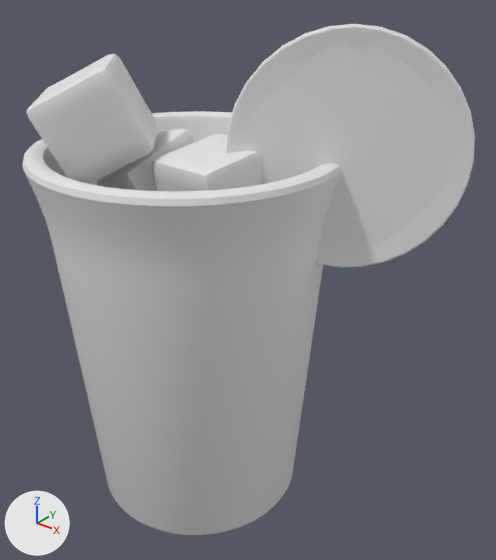
What one commit did to the OBJ model public/assets/drink-baked/blog0119.obj.
Both versions are drawn from a 50 mm camera at (4.23, -4.43, 5.31) aimed at (0.56, 0.16, 2.47). Lighting does not change. The marker at lower left points along +X, +Y and +Z. The picture after the commit comes second. Where no turn or scale is listed for an object, it has been applied to the vertices.

Script lines for the objects in view, before the commit:
```python
me_circle_001 = bpy.data.meshes.new('Circle.001')
me_circle_001.from_pydata(...)  # 834 vertices, 832 faces; spans x 0.5..2.3, y -0.15..0.97, z 2.77..4.78
me_cube_001 = bpy.data.meshes.new('Cube.001')
me_cube_001.from_pydata(...)  # 386 vertices, 384 faces; spans x -0.979..0.046, y -0.518..0.571, z 2.675..3.785
me_cube_002 = bpy.data.meshes.new('Cube.002')
me_cube_002.from_pydata(...)  # 386 vertices, 384 faces; spans x -0.056..0.892, y -0.563..0.422, z 2.89..3.819
me_cube_003 = bpy.data.meshes.new('Cube.003')
me_cube_003.from_pydata(...)  # 386 vertices, 384 faces; spans x -1.225..0.003, y -1.131..0.092, z 3.412..4.454
me_cylinder = bpy.data.meshes.new('Cylinder')
me_cylinder.from_pydata(...)  # 960 vertices, 898 faces; spans x -1.44..1.44, y -1.44..1.44, z 0.0..3.71
me_plane = bpy.data.meshes.new('Plane')
me_plane.from_pydata(...)  # 256 vertices, 76 faces; spans x -1.31..1.31, y -1.3..1.3, z 3.02..3.14
ob_circle_001 = bpy.data.objects.new('Circle.001', me_circle_001)
ob_circle_001.location = (0.0, 0.0, 0.0)
ob_cube_001 = bpy.data.objects.new('Cube.001', me_cube_001)
ob_cube_001.location = (0.0, 0.0, 0.0)
ob_cube_002 = bpy.data.objects.new('Cube.002', me_cube_002)
ob_cube_002.location = (0.0, 0.0, 0.0)
ob_cube_003 = bpy.data.objects.new('Cube.003', me_cube_003)
ob_cube_003.location = (0.0, 0.0, 0.0)
ob_cylinder = bpy.data.objects.new('Cylinder', me_cylinder)
ob_cylinder.location = (0.0, 0.0, 0.0)
ob_plane = bpy.data.objects.new('Plane', me_plane)
ob_plane.location = (0.0, 0.0, 0.0)
```
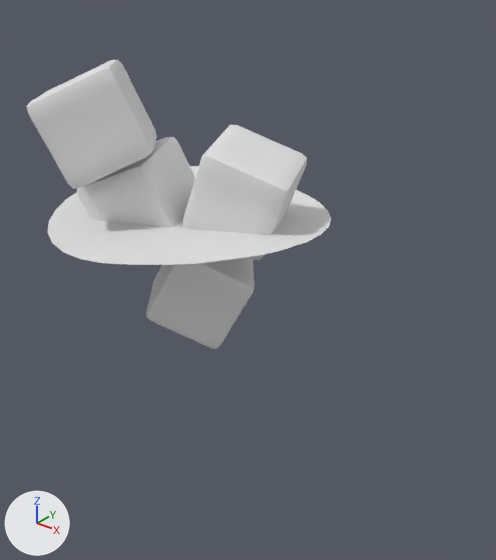
Changed parts and their boxes [x1, y1, x2, y2] in the pictures (496 x 560 px; the box of a moved part takes in the faces that stretch with it):
'Cylinder', deleted
    before: [22, 111, 341, 535]
'Circle.001', deleted
    before: [226, 24, 475, 267]
'Cube.002', reshaped
    before: [152, 134, 262, 191]
    after: [183, 125, 307, 260]
'Cube.003', reshaped
    before: [27, 54, 158, 184]
    after: [27, 60, 157, 189]
'Cube.001', reshaped
    before: [95, 129, 195, 191]
    after: [77, 137, 195, 227]
part 4 of me_plane, moved or reshaped (not visible before)
    after: [48, 166, 331, 265]
'Cube', unchanged, uncovered by the edit
    after: [146, 257, 254, 349]

Edits to the bpy script that builds the scene:
```text
Change me_cube_001:
    used by ob_cube_001; location = (0.0, 0.0, 0.0)
    remove me_cube_001.from_pydata(...)  # 386 vertices, 384 faces; spans x -0.979..0.046, y -0.518..0.571, z 2.675..3.785
    add me_cube_001.from_pydata(...)  # 386 vertices, 384 faces; spans x -1.019..0.139, y -0.713..0.375, z 2.624..3.692
    me_cube_001 part 1: the whole mesh is multiplied about its middle by the matrix ((0.879, -0.412, -0.241), (0.459, 0.869, 0.188), (0.132, -0.276, 0.952)), then moved by (0.027, -0.196, -0.072)
Change me_cube_002:
    used by ob_cube_002; location = (0.0, 0.0, 0.0)
    remove me_cube_002.from_pydata(...)  # 386 vertices, 384 faces; spans x -0.056..0.892, y -0.563..0.422, z 2.89..3.819
    add me_cube_002.from_pydata(...)  # 386 vertices, 384 faces; spans x -0.079..1.097, y -0.324..0.685, z 2.802..3.856
    me_cube_002 part 2: the whole mesh is multiplied about its middle by the matrix ((0.194, -0.949, 0.249), (0.032, -0.248, -0.968), (0.981, 0.195, -0.018)), then moved by (0.091, 0.251, -0.025)
Change me_cube_003:
    used by ob_cube_003; location = (0.0, 0.0, 0.0)
    remove me_cube_003.from_pydata(...)  # 386 vertices, 384 faces; spans x -1.225..0.003, y -1.131..0.092, z 3.412..4.454
    add me_cube_003.from_pydata(...)  # 386 vertices, 384 faces; spans x -1.187..0.049, y -1.159..0.037, z 3.402..4.448
    me_cube_003 part 3: the whole mesh is multiplied about its middle by the matrix ((0.432, -0.498, -0.752), (-0.438, 0.613, -0.658), (0.788, 0.614, 0.046)), then moved by (0.042, -0.042, -0.008)
Change me_plane:
    used by ob_plane; location = (0.0, 0.0, 0.0)
    remove me_plane.from_pydata(...)  # 256 vertices, 76 faces; spans x -1.31..1.31, y -1.3..1.3, z 3.02..3.14
    add me_plane.from_pydata(...)  # 226 vertices, 167 faces; spans x -1.31..1.31, y -1.31..1.31, z 3.02..3.14
    me_plane part 4: 12 vertices moved within x -1.29..1.29, y -1.3..1.3, z 3.03..3.12; 182 vertices removed from x -1.31..1.31, y -1.3..1.3, z 3.02..3.14; 152 vertices added at x -1.29..1.29, y -1.31..1.31, z 3.02..3.14
Remove ob_circle_001:
    ob_circle_001 = bpy.data.objects.new('Circle.001', me_circle_001)
    ob_circle_001.location = (0.0, 0.0, 0.0)
Remove ob_cylinder:
    ob_cylinder = bpy.data.objects.new('Cylinder', me_cylinder)
    ob_cylinder.location = (0.0, 0.0, 0.0)
```
